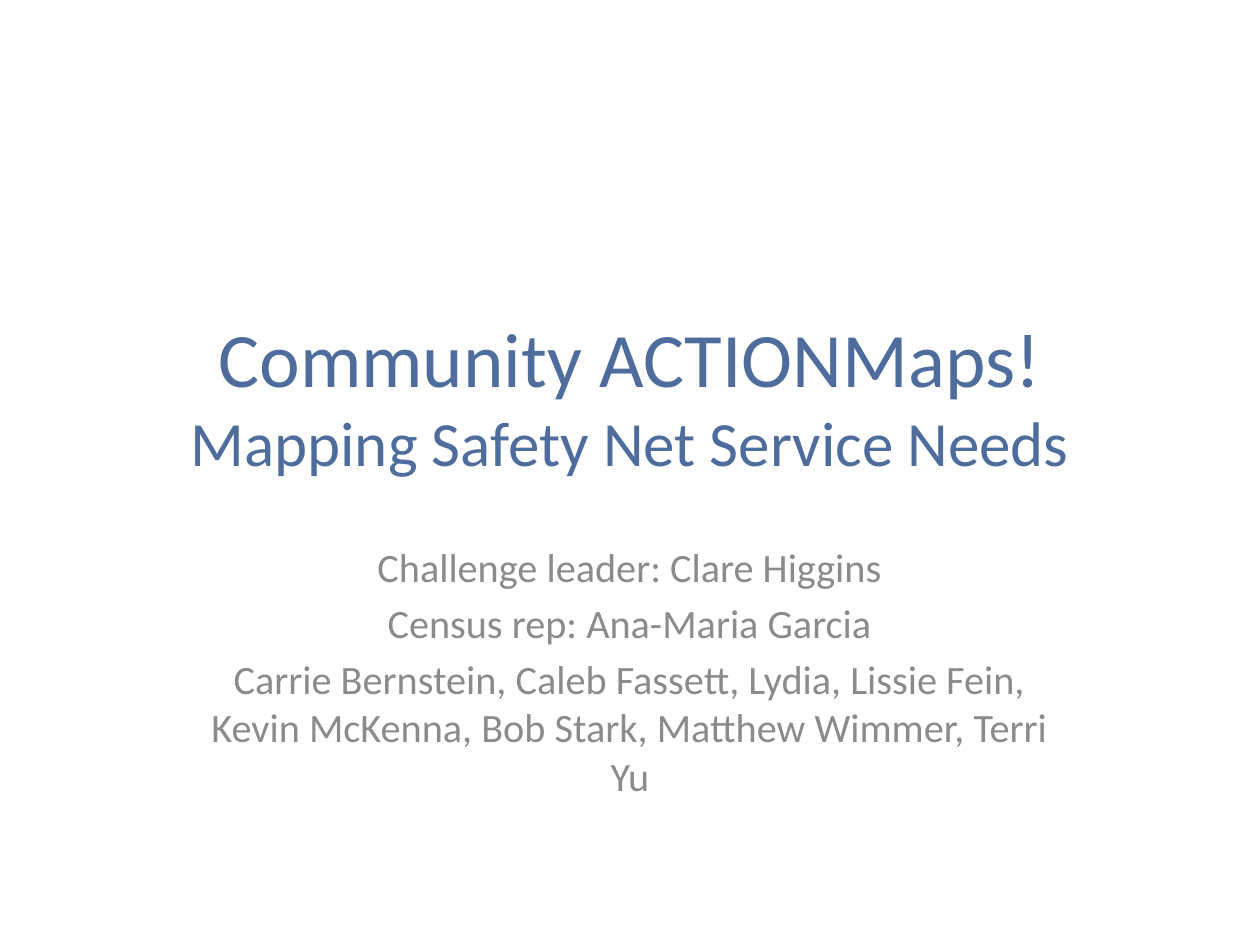
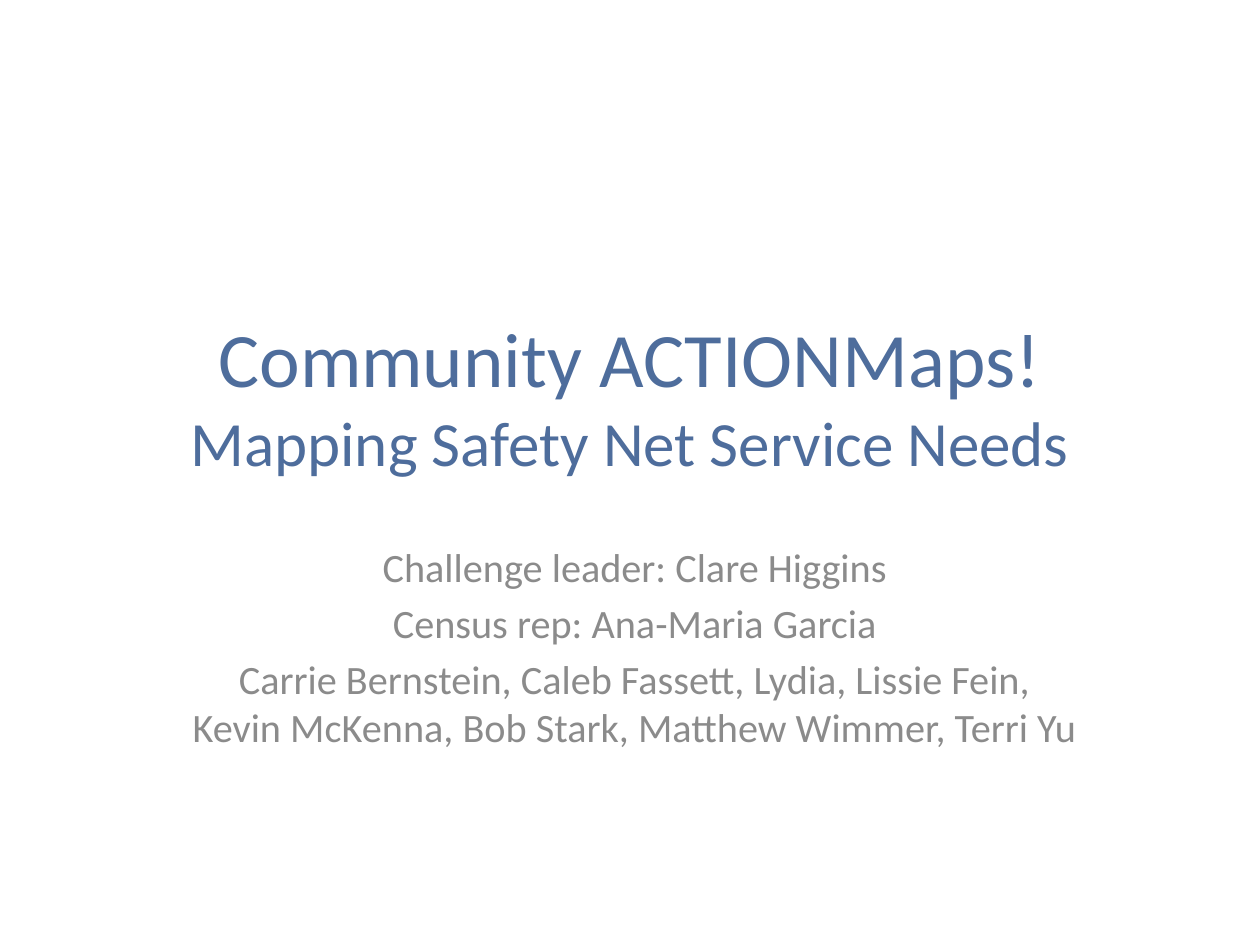
Before and after one commit to hackforwesternmass/community-action-maps, a slide deck: slide 1 of Community_ACTIONMaps.pptx. Drawn at 1260x945 pixels with LibreOffice and Linux fonts; fonts in the diff are those of the drawing. Boxes give left, top, right and bottom in pixels: in the first picture for what was removed or moved away, otherwise in the second. Text is boxed around its words. In the diff, an @@ line names an element or a change of style, - is before the commit and + after.

```diff
--- a/Community_ACTIONMaps.pptx
+++ b/Community_ACTIONMaps.pptx
@@ subtitle "Challenge leader: Clare Higgins" rewrapped from (211,554,1047,791) to (193,554,1076,747) @@
```
Also in this commit, not shown: 1 other file.
